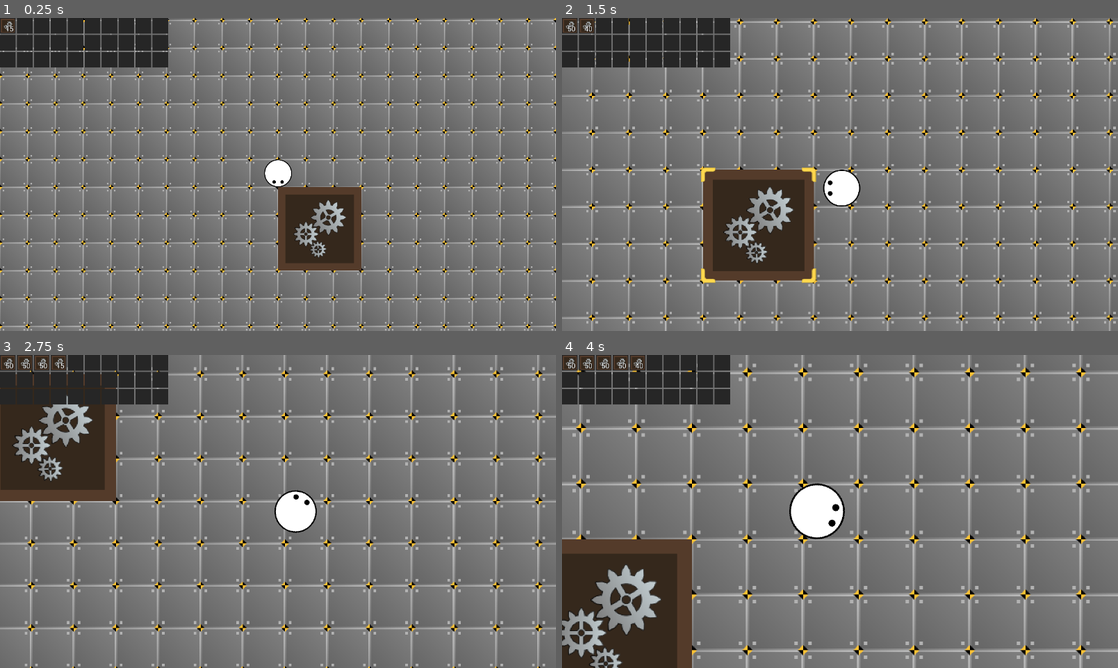
Above: before the commit, frames 1-4 (two rows, left to right).
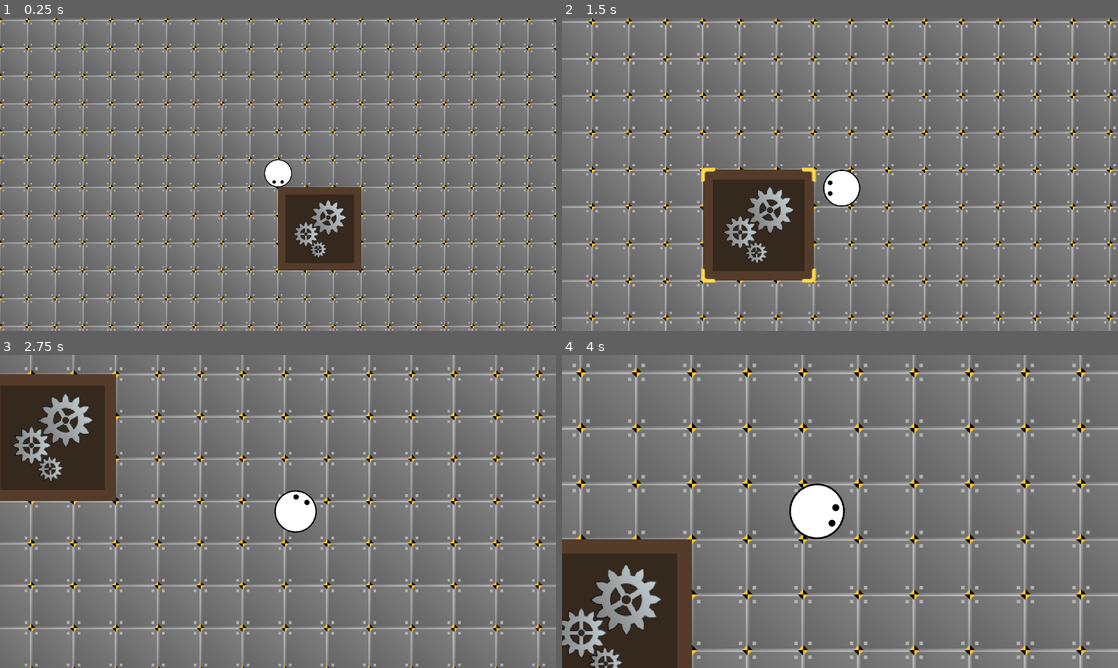
Above: after the commit, the same moments.

Repository: TrueSunGaming/industrial-revolution-proto-3
Game: Godot game, scene res://scenes/main/Main.tscn
Same seed, same stepped clock (60 frames per second), same inputs: the game is played once before the commit and once after it.
Inputs (mouse positions are in pixels of both pictures, inside the frame that each line leads up to):
- Up to frame 1 (0.25 s): no input
- Up to frame 2 (1.5 s): move the mouse to (962, 158) at 0.52 s; hold D (move_right) 0.53-1.28 s; hold Mouse wheel up (zoom_in) 0.53-1.28 s; move the mouse to (728, 190) at 1.27 s; hold S (move_down) from 1.28 s (still down); tap Mouse wheel down (zoom_out) at 1.35 s
- Up to frame 3 (2.75 s): move the mouse to (333, 442) at 2.02 s; release S (move_down) at 2.03 s; hold D (move_right) from 2.03 s (still down); hold Mouse wheel up (zoom_in) from 2.03 s (still down)
- Up to frame 4 (4 s): move the mouse to (812, 574) at 2.77 s; release D (move_right) at 2.78 s; release Mouse wheel up (zoom_in) at 2.78 s; hold W (move_up) 2.78-3.53 s; tap Mouse wheel down (zoom_out) at 2.85 s; move the mouse to (1006, 558) at 3.52 s; hold A (move_left) from 3.53 s (still down); hold Mouse wheel up (zoom_in) from 3.53 s (still down)

The runs differ from the first frame. In frame 1, 4.3% of the frame differs, in the area x 0-31%, y 0-16%; in frame 2, 4.3%; in frame 3, 3.4%; in frame 4, 4.3%.

Commit message:
feat: implement signal reconnect

Diff:
--- a/scenes/main/Main.gd
+++ b/scenes/main/Main.gd
@@ -8,6 +8,3 @@
 	refs.env.env_id = refs.save.last_environment
 	refs.player.inventory = Storage.new()
 	refs.player.inventory.content = refs.save.player_inventory
-
-func _process(delta: float) -> void:
-	(refs.ui.get_node("StorageDisplay") as StorageDisplay).storage.add(ResourceStack.new(&"assembler_1", 1))
--- a/scenes/ui/UI.tscn
+++ b/scenes/ui/UI.tscn
@@ -1,23 +1,7 @@
-[gd_scene load_steps=6 format=3 uid="uid://drqf0tkqp0fa4"]
+[gd_scene load_steps=2 format=3 uid="uid://drqf0tkqp0fa4"]
 
 [ext_resource type="Script" uid="uid://f0hlqm7grhro" path="res://scenes/ui/UI.gd" id="1_d2gw2"]
-[ext_resource type="PackedScene" uid="uid://dxmtklsbl66ur" path="res://scenes/ui/resource/storage/StorageDisplay.tscn" id="2_m01cm"]
-[ext_resource type="Script" uid="uid://b3mhaduslwqgv" path="res://scripts/resource/ResourceStack.gd" id="3_nnfdp"]
-[ext_resource type="Script" uid="uid://cfoq042u5rgpj" path="res://scripts/resource/storage/Storage.gd" id="4_s64wo"]
-
-[sub_resource type="Resource" id="Resource_dqg8s"]
-script = ExtResource("4_s64wo")
-allow_solids = true
-allow_fluids = false
-slots = -1
-remove_empty = true
-content = Array[ExtResource("3_nnfdp")]([])
-metadata/_custom_type_script = ExtResource("4_s64wo")
 
 [node name="UI" type="CanvasLayer"]
 script = ExtResource("1_d2gw2")
 metadata/_custom_type_script = ExtResource("1_d2gw2")
-
-[node name="StorageDisplay" parent="." instance=ExtResource("2_m01cm")]
-storage = SubResource("Resource_dqg8s")
-fill_empty_until = 30
--- a/scenes/ui/resource/ResourceDisplay.gd
+++ b/scenes/ui/resource/ResourceDisplay.gd
@@ -7,16 +7,10 @@
 	set(val):
 		if stack == val: return
 
-		if stack:
-			if stack.quantity_changed.is_connected(quantity_changed.emit):
-				stack.quantity_changed.disconnect(quantity_changed.emit)
-
-			if stack.resource_changed.is_connected(resource_changed.emit):
-				stack.resource_changed.disconnect(resource_changed.emit)
+		global.reconnect(quantity_changed, stack, val)
+		global.reconnect(resource_changed, stack, val)
 
 		stack = val
-		stack.quantity_changed.connect(quantity_changed.emit)
-		stack.resource_changed.connect(resource_changed.emit)
 
 		quantity_changed.emit()
 		resource_changed.emit()
--- a/scripts/global.gd
+++ b/scripts/global.gd
@@ -17,3 +17,10 @@
 
 func safe_disconnect(sig: Signal, fn: Callable) -> void:
 	if sig.is_connected(fn): sig.disconnect(fn)
+
+func reconnect(sig: Signal, from: Object, to: Object, sig_name := sig.get_name()) -> void:
+	if from and sig_name in from and from[sig_name] is Signal:
+		safe_disconnect(from[sig_name], sig.emit)
+
+	if to and sig_name in to and to[sig_name] is Signal:
+		to[sig_name].connect(sig.emit)
--- a/scripts/resource/storage/Storage.gd
+++ b/scripts/resource/storage/Storage.gd
@@ -9,7 +9,16 @@
 @export var content: Array[ResourceStack]:
 	set(val):
 		if content == val: return
-		content = val
+		content = []
+
+		var qty_added := 0
+		for i in val:
+			if slots >= 0 and qty_added >= slots: break
+			if not can_add(i): continue
+
+			content.push_back(i)
+			qty_added += 1
+
 		fully_modified.emit()
 
 var full: bool:
